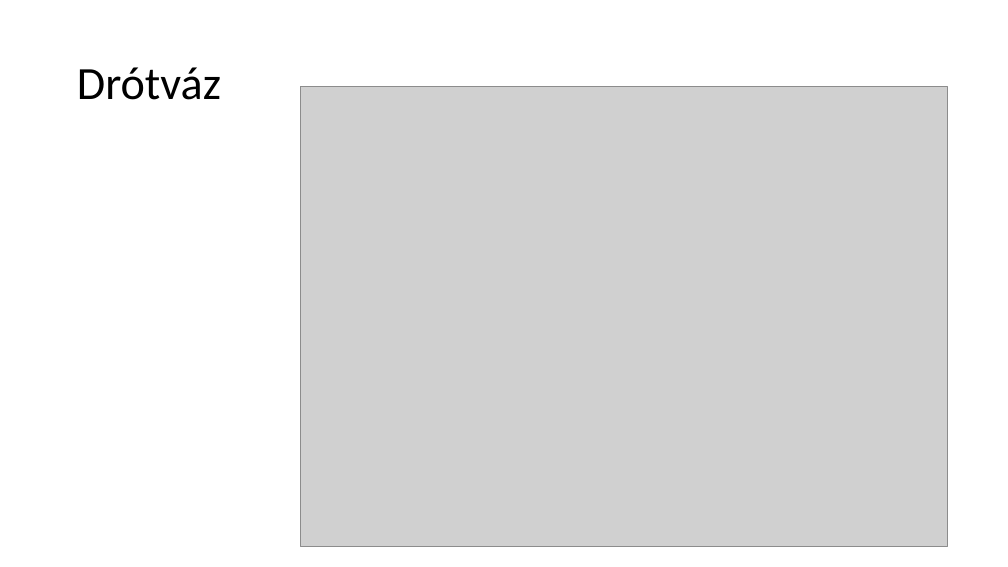
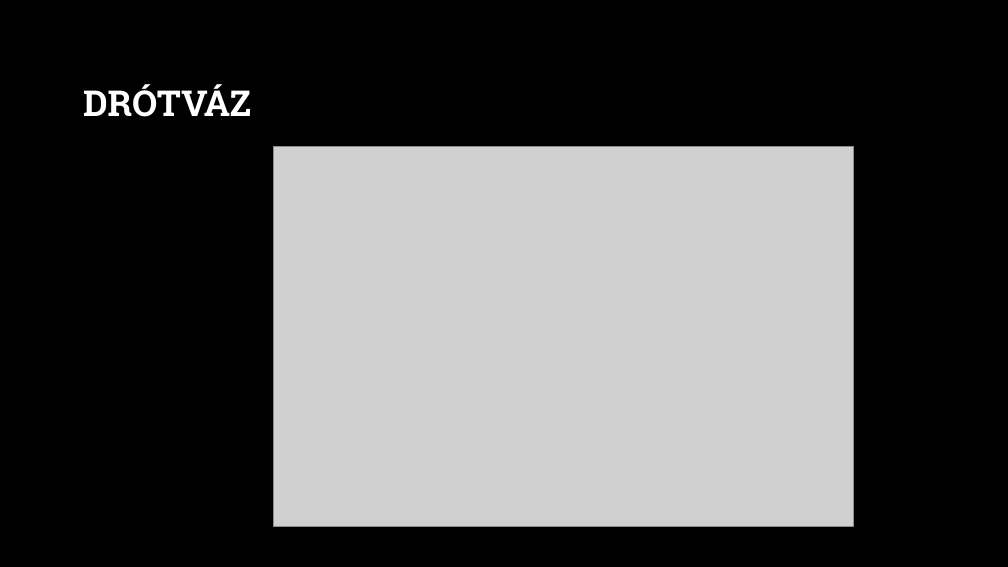
Before and after one commit to kizsi2019/KA_12D, a slide deck: slide 4 of Kocsis Balázs Tamás/ppt/Kelgyó projekt.pptx. Drawn at 1008x567 pixels with LibreOffice and Linux fonts; fonts in the diff are those of the drawing; grey boxes stand for pictures; background and template pictures are left out. Boxes give left, top, right and bottom in pixels: in the first picture for what was removed or moved away, otherwise in the second. Text is boxed around its words. In the diff, an @@ line names an element or a change of style, - is before the commit and + after.

```diff
--- a/Kocsis Balázs Tamás/ppt/Kelgyó projekt.pptx
+++ b/Kocsis Balázs Tamás/ppt/Kelgyó projekt.pptx
@@ background #FFFFFF to picture (left out) @@
@@ title at bbox=[83, 84, 251, 117]: text changed; size 44 to 34 pt; font Calibri to Roboto Slab; text colour #000000 to #FFFFFF; bold on @@
-Drótváz
+DRÓTVÁZ
@@ picture: place and size @@
-picture at bbox=[300, 86, 948, 547]
+picture at bbox=[274, 147, 854, 526]
```
Also in this commit, not shown: 6 other slides changed, 2 slides added, 2 slides removed, 2 other files.
